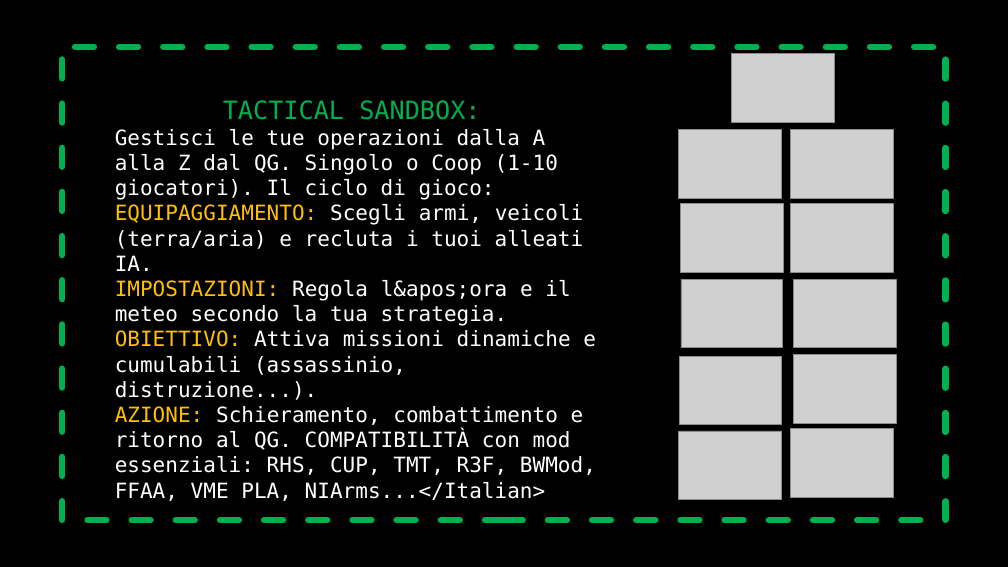
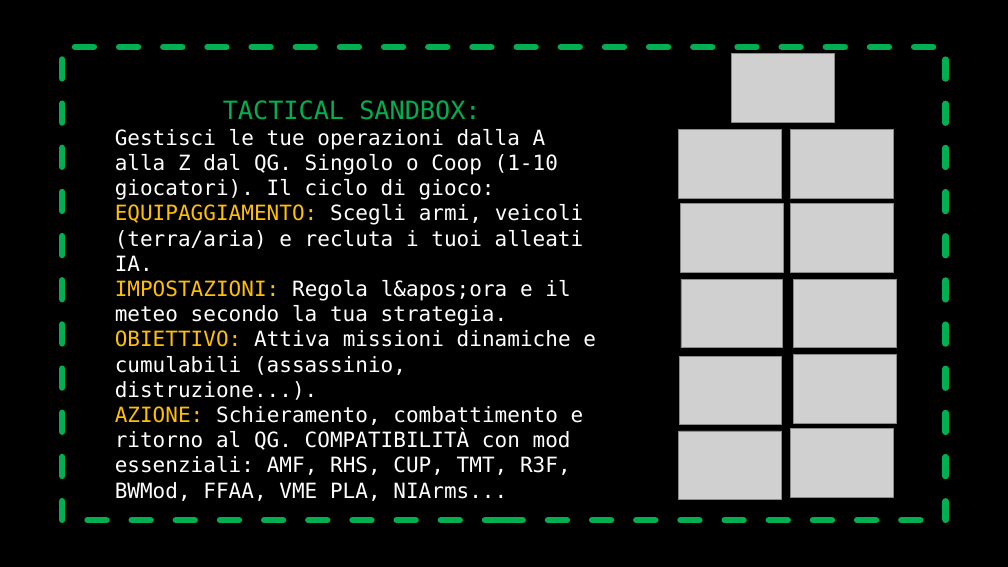
Before and after one commit to la404family/Arma3-Tactical-Sandbox, a slide deck: slide 7 of 01%20TACTICAL%20SANDBOX%20-%20Molos%20Version.Altis/other/Presentation1.pptx. Drawn at 1008x567 pixels with LibreOffice and Linux fonts; fonts in the diff are those of the drawing; grey boxes stand for pictures; background and template pictures are left out. Boxes give left, top, right and bottom in pixels: in the first picture for what was removed or moved away, otherwise in the second. Text is boxed around its words. In the diff, an @@ line names an element or a change of style, - is before the commit and + after.

```diff
--- a/01%20TACTICAL%20SANDBOX%20-%20Molos%20Version.Altis/other/Presentation1.pptx
+++ b/01%20TACTICAL%20SANDBOX%20-%20Molos%20Version.Altis/other/Presentation1.pptx
@@ text at [115, 406, 584, 501]: text changed @@
-AZIONE: Schieramento, combattimento e ritorno al QG. COMPATIBILITÀ con mod essenziali: RHS, CUP, TMT, R3F, BWMod, FFAA, VME PLA, NIArms...</Italian>
+AZIONE: Schieramento, combattimento e ritorno al QG. COMPATIBILITÀ con mod essenziali: AMF, RHS, CUP, TMT, R3F, BWMod, FFAA, VME PLA, NIArms...
```
Also in this commit, not shown: 11 other slides changed, 8 other files.
